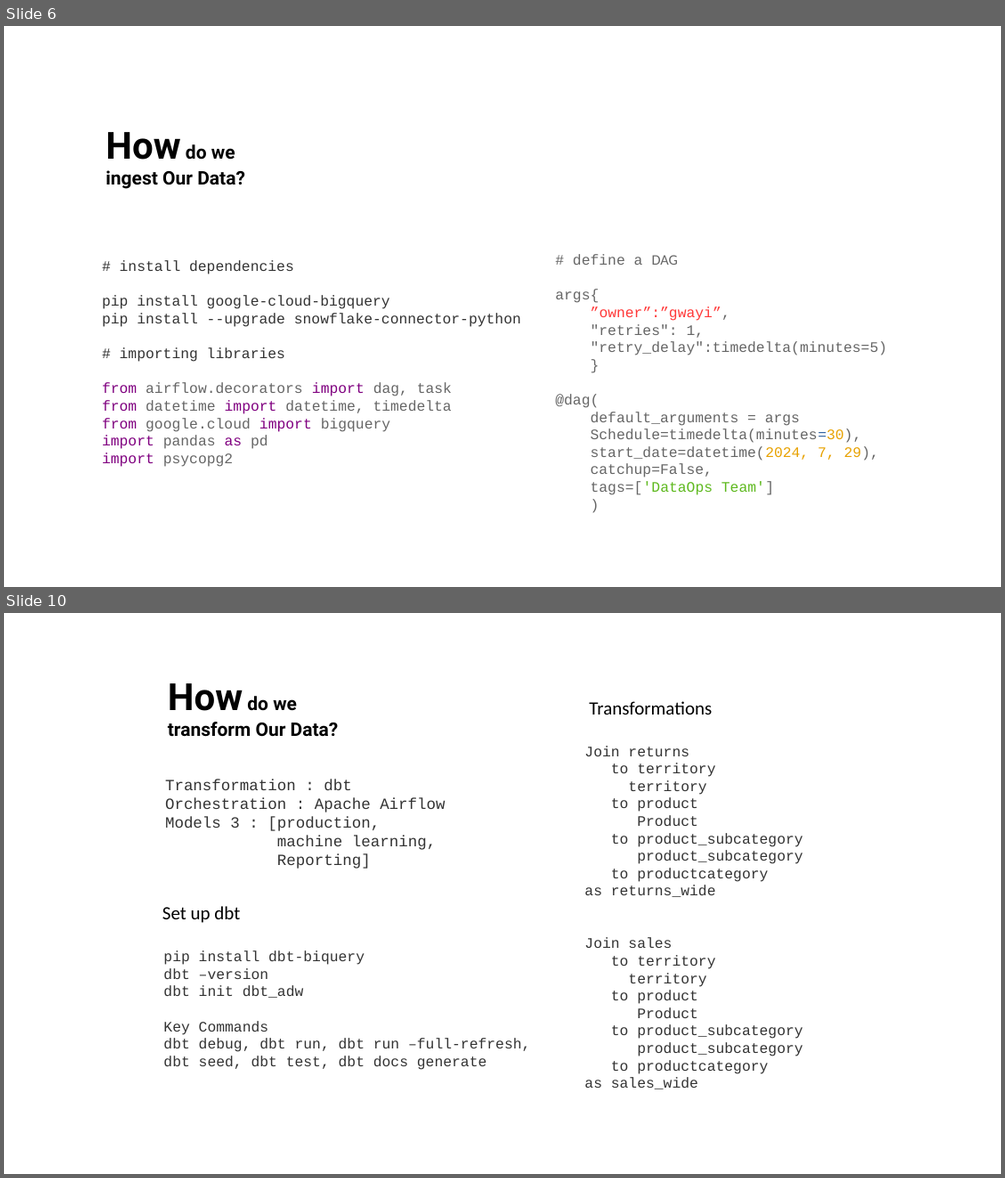
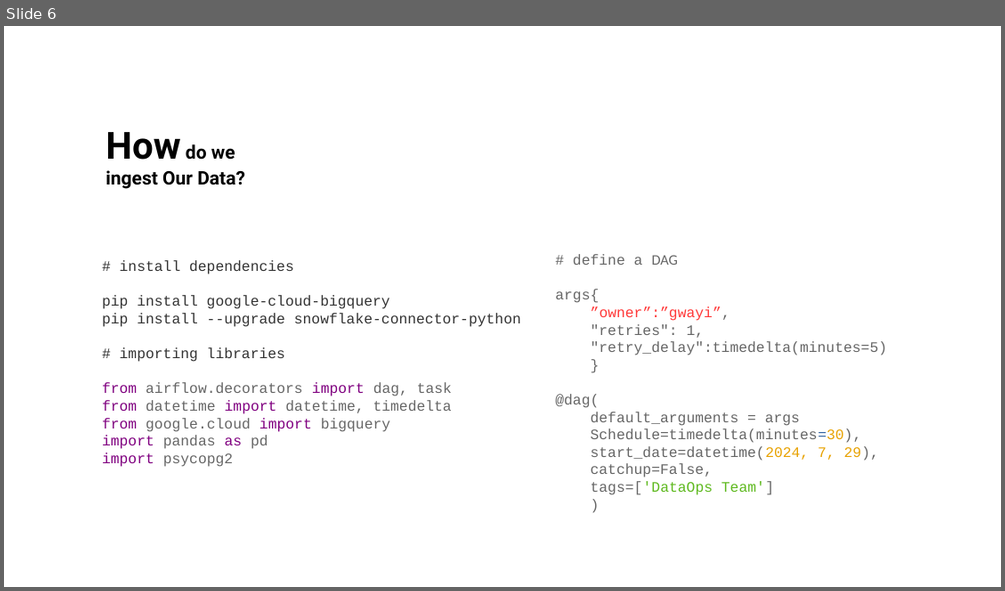
Before and after one commit to BrianGwayi/Simple_Airflow_Pipeline, a slide deck: assets/imgs/pf.odp. Shown one above the other, each under a label of ours: slides 6 and 10 before the commit, slide 6 after it; the slides between them are not shown. The pictures are 1005x1178 and 1005x591 pixels, drawn with LibreOffice and Linux fonts; fonts in the diff are those of the drawing. Boxes give left, top, right and bottom in pixels: in the first picture for what was removed or moved away, otherwise in the second. Text is boxed around its words. In the diff, an @@ line names an element or a change of style, - is before the commit and + after.

```diff
--- a/assets/imgs/pf.odp
+++ b/assets/imgs/pf.odp
@@ slide 10 removed at (4,613,1001,1174), background #FFFFFF @@
@@ title removed at (168,683,339,737) @@
-How do we
-transform Our Data?
@@ text removed at (589,701,712,714) @@
-Transformations
@@ text removed at (584,746,802,1089) @@
-Join returns
-to territory
-territory
-to product
-Product
-to product_subcategory
-product_subcategory
-to productcategory
-as returns_wide
-Join sales
-to territory
-territory
-to product
-Product
-to product_subcategory
-product_subcategory
-to productcategory
-as sales_wide
@@ text removed at (165,779,445,868) @@
-Transformation : dbt
-Orchestration : Apache Airflow
-Models 3 : [production,
-machine learning,
-Reporting]
@@ text removed at (162,906,240,923) @@
-Set up dbt
@@ text removed at (163,950,530,1070) @@
-pip install dbt-biquery
-dbt –version
-dbt init dbt_adw
-Key Commands
-dbt debug, dbt run, dbt run –full-refresh,
-dbt seed, dbt test, dbt docs generate
```
Also in this commit, not shown: 4 slides changed, 3 slides added, 2 other slides removed, 2 other files.
